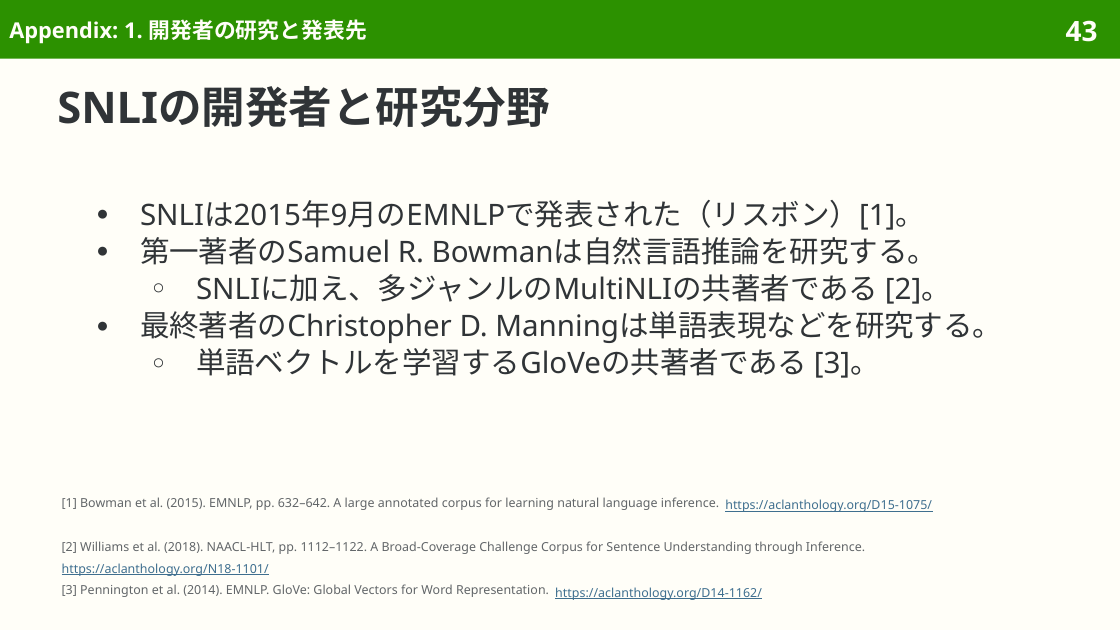
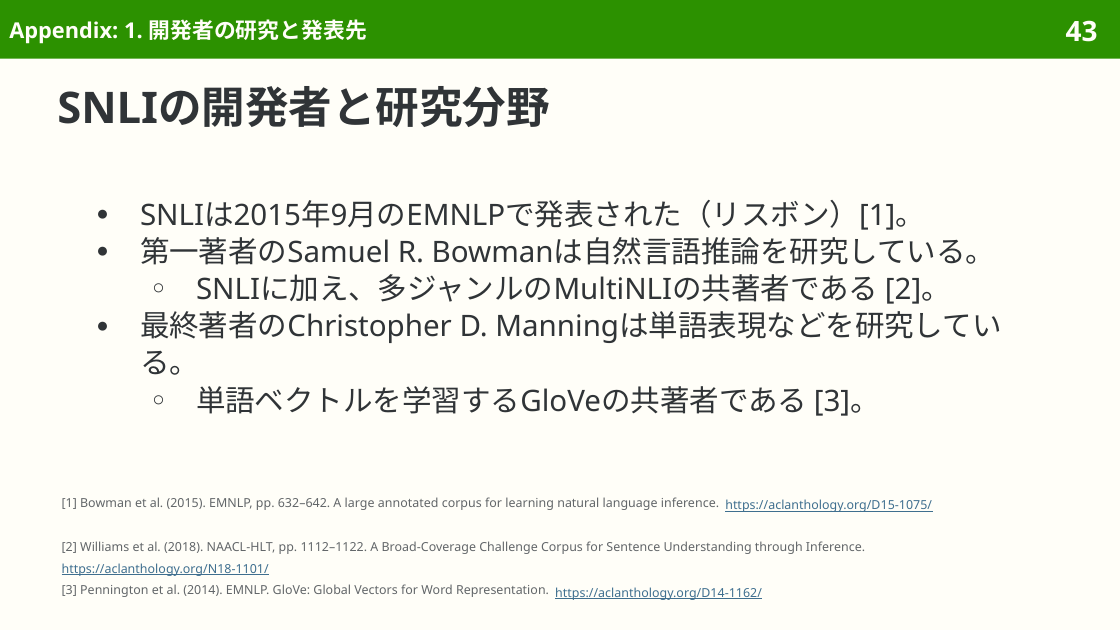
Before and after one commit to sasakiy84/datasets-in-10-minutes, a slide deck: slide 43 of slides/datasets-in-10-minutes-snli.pptx. Drawn at 1120x630 pixels with LibreOffice and Linux fonts; fonts in the diff are those of the drawing. Boxes give left, top, right and bottom in pixels: in the first picture for what was removed or moved away, otherwise in the second. Text is boxed around its words. In the diff, an @@ line names an element or a change of style, - is before the commit and + after.

```diff
--- a/slides/datasets-in-10-minutes-snli.pptx
+++ b/slides/datasets-in-10-minutes-snli.pptx
@@ text at box(140, 237, 995, 265): text changed @@
-● 第一著者のSamuel R. Bowmanは自然言語推論を研究する。
+● 第一著者のSamuel R. Bowmanは自然言語推論を研究している。
@@ text at box(140, 311, 488, 375): text changed @@
-● 最終著者のChristopher D. Manningは単語表現などを研究する。
+● 最終著者のChristopher D. Manningは単語表現などを研究している。
```
Also in this commit, not shown: 15 other slides changed, 7 other files.
